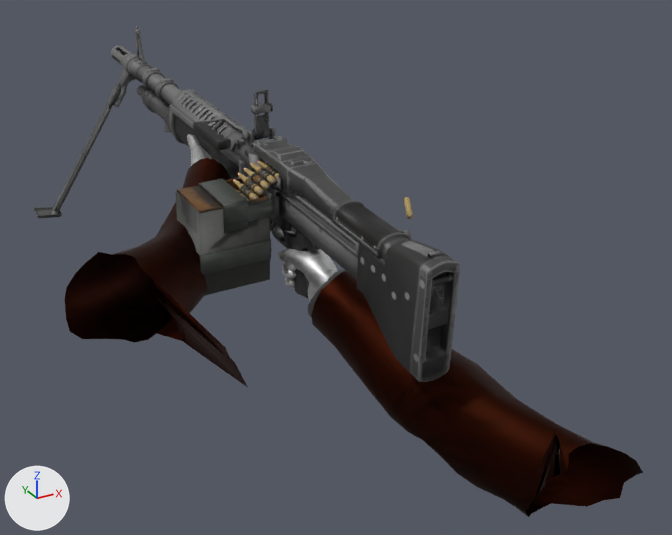
Before and after pictures for a commit that changed the OBJ model GameData/Animations/LMG/Fire/frame_19.obj.
One viewpoint serves both versions: a 50 mm lens placed at (-0.84, -1.45, 0.5), pointed at (0.22, 0.48, -0.46). Every picture has the same lights, and +X, +Y and +Z are marked at lower left. Where no turn or scale is listed for an object, it has been applied to the vertices.

Before the edit, the objects in view are built like this:
```python
ob_mesh_001 = bpy.data.objects.new('Mesh.001', me_mesh_001)
ob_mesh_001.location = (0.0, 0.0, 0.0)
ob_mesh_005 = bpy.data.objects.new('Mesh.005', me_mesh_005)
ob_mesh_005.location = (0.0, 0.0, 0.0)
ob_playermodelmerged_001_playermodelmerged = bpy.data.objects.new('PlayerModelMerged.001_PlayerModelMerged', me_playermodelmerged_001_playermodelmerged)
ob_playermodelmerged_001_playermodelmerged.location = (0.0, 0.0, 0.0)
```
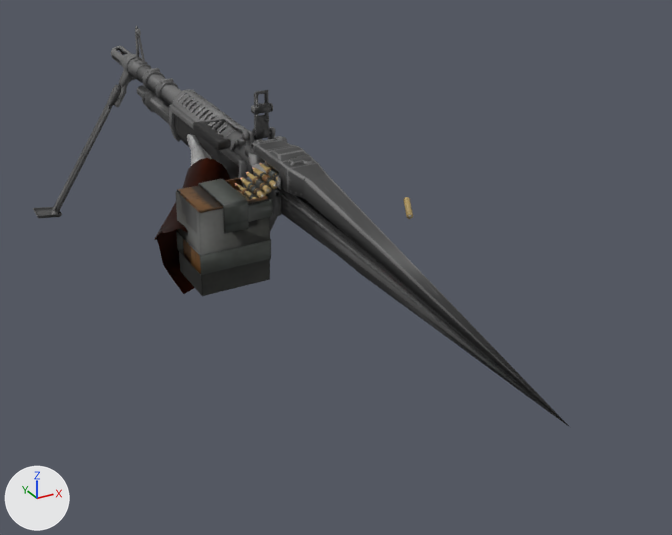
Patch to the scene script:
```diff
--- a/GameData/Animations/LMG/Fire/frame_19.obj.py
+++ b/GameData/Animations/LMG/Fire/frame_19.obj.py
@@ me_mesh_005 @@
 # used by ob_mesh_005; location = (0.0, 0.0, 0.0)
-me_mesh_005.from_pydata(...)  # 10811 vertices, 20781 faces, 17 loose edges; spans x -0.31..0.41, y -0.14..1.76, z -0.6..0.01
+me_mesh_005.from_pydata(...)  # 3878 vertices, 6644 faces, 13 loose edges; spans x -0.31..0.14, y -0.5..1.76, z -0.6..0.01
+# me_mesh_005 part 1: 19 loose pieces with 1679 vertices, spanning x -0.13..0.41, y -0.14..1.63, z -0.6..-0.13, are deleted
+# me_mesh_005 part 2: 187 vertices moved within x -0.1..0.13, y 0.45..1.76, z -0.3..-0.1; 5346 vertices removed from x -0.15..0.15, y -0.14..1.76, z -0.46..-0.05; 92 vertices added at x -0.05..0.12, y -0.5..1.42, z -0.36..-0.02
 me_mesh_005.materials.append(mat_bits_m)
@@ me_playermodelmerged_001_playermodelmerged @@
 # used by ob_playermodelmerged_001_playermodelmerged; location = (0.0, 0.0, 0.0)
-me_playermodelmerged_001_playermodelmerged.from_pydata(...)  # 1157 vertices, 2192 faces; spans x -0.495..0.462, y -0.382..1.006, z -0.769..-0.202
+me_playermodelmerged_001_playermodelmerged.from_pydata(...)  # 475 vertices, 890 faces; spans x -0.22..0.147, y 0.492..1.006, z -0.483..-0.202
+# me_playermodelmerged_001_playermodelmerged part 3: the loose piece of 328 vertices spanning x 0.045..0.144, y 0.232..0.513, z -0.486..-0.33 is deleted
+# me_playermodelmerged_001_playermodelmerged part 4: the loose piece of 208 vertices spanning x 0.027..0.462, y -0.382..0.313, z -0.769..-0.356 is deleted
+# me_playermodelmerged_001_playermodelmerged part 5: the loose piece of 40 vertices spanning x 0.029..0.168, y 0.174..0.329, z -0.522..-0.356 is deleted
+# me_playermodelmerged_001_playermodelmerged part 6
+# 106 vertices are removed from x -0.495..-0.133, y -0.086..0.591, z -0.485..-0.244
+# 210 faces are deleted
 me_playermodelmerged_001_playermodelmerged.materials.append(mat_gloves)
```

Where the change shows, as pixel boxes (x1, y1, x2, y2) in the pictures (672 x 535 px):
'PlayerModelMerged.001_PlayerModelMerged', reshaped: before (65, 134, 643, 517); after (154, 134, 230, 294)
'Mesh.005', reshaped (25% wider, 12% taller): before (33, 26, 460, 382); after (33, 26, 569, 426)
part 1 of me_mesh_005, deleted (black): before (164, 121, 453, 298)
part 2 of me_mesh_005, cut back: before (137, 73, 460, 382); after (149, 73, 569, 426)
part 3 of me_playermodelmerged_001_playermodelmerged, deleted: before (273, 226, 338, 301)
part 4 of me_playermodelmerged_001_playermodelmerged, deleted (black): before (311, 271, 643, 517)
part 5 of me_playermodelmerged_001_playermodelmerged, deleted: before (308, 269, 345, 317)
part 6 of me_playermodelmerged_001_playermodelmerged, deleted: before (65, 228, 248, 387)
